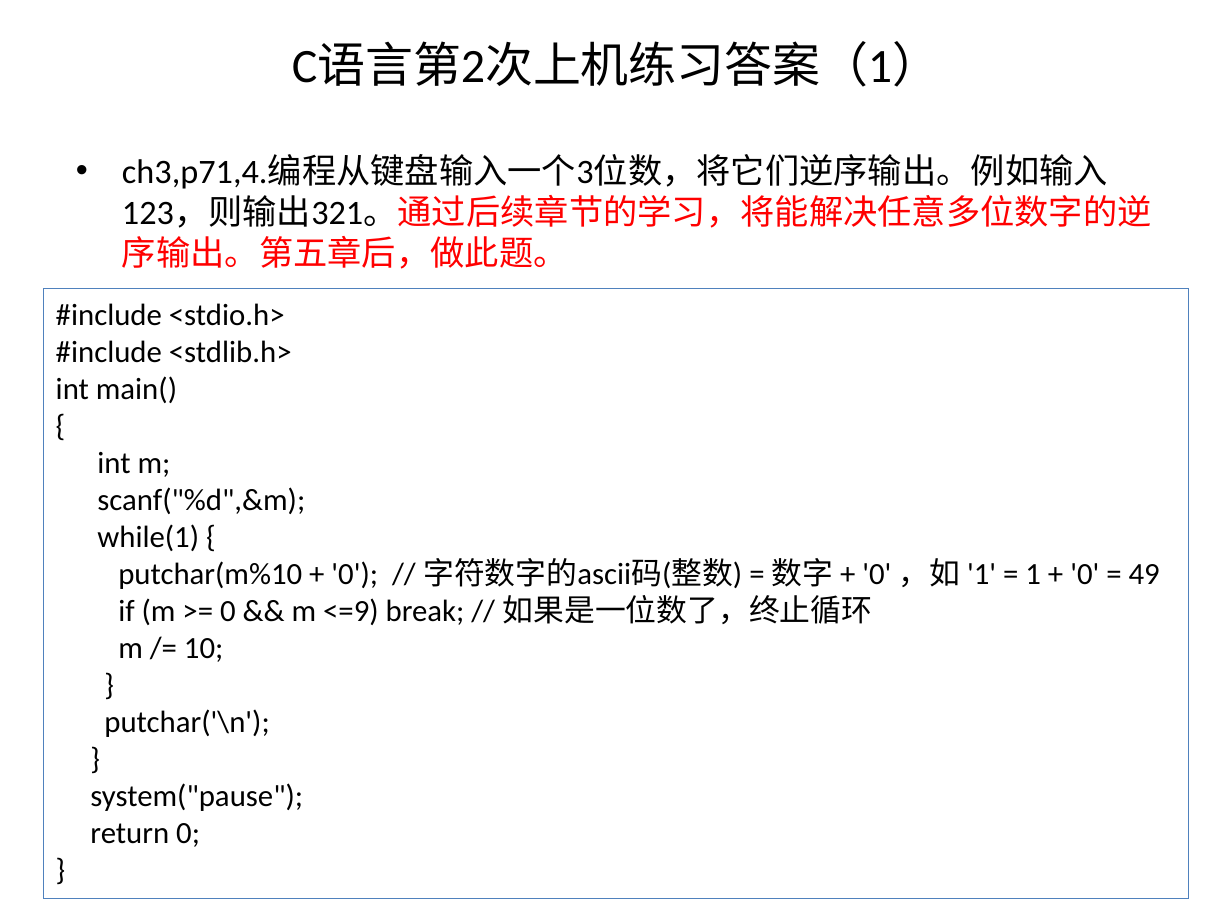
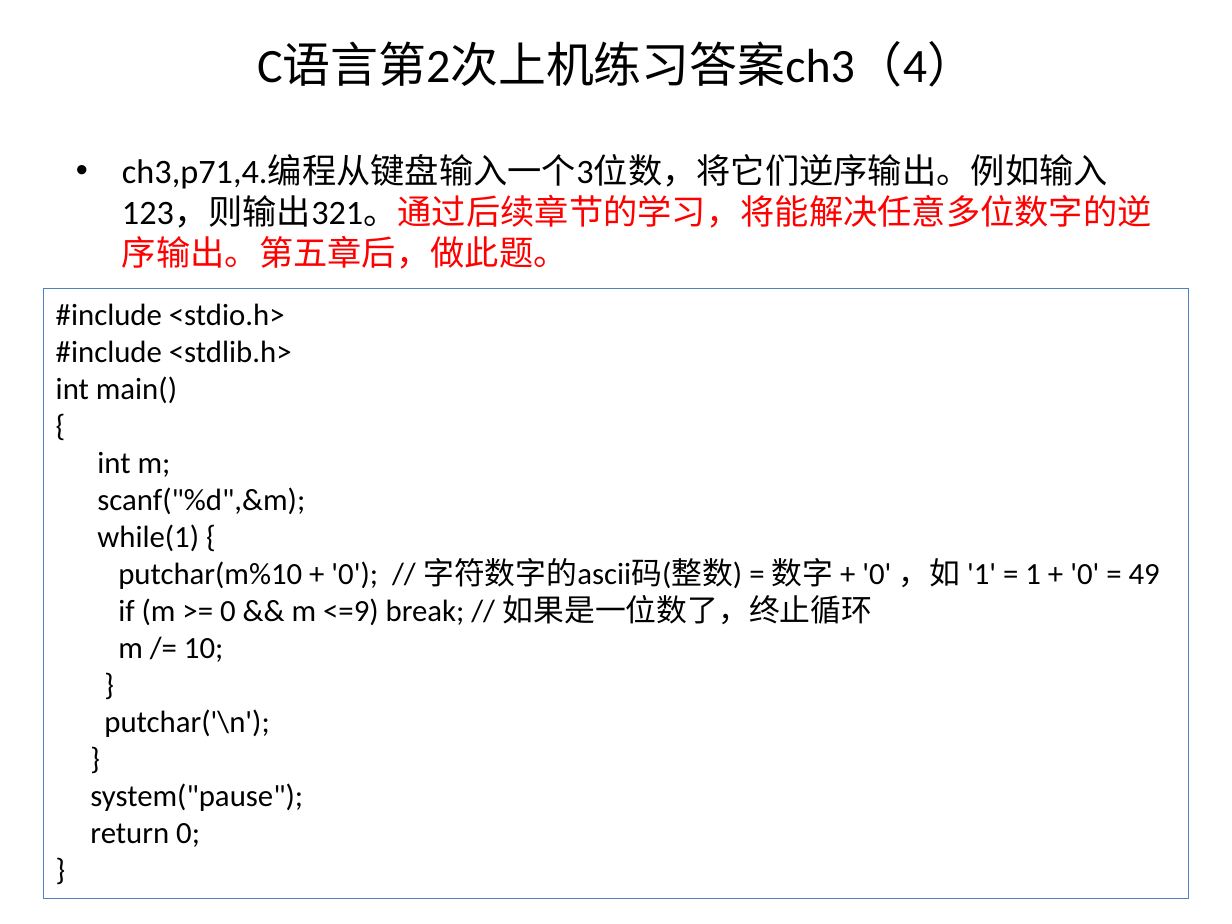
Before and after one commit to jtrfid/C-Repositories, a slide deck: slide 21 of 2016/上机安排.pptx (slide 17 before the commit). Drawn at 1232x924 pixels with LibreOffice and Linux fonts; fonts in the diff are those of the drawing. Boxes give left, top, right and bottom in pixels: in the first picture for what was removed or moved away, otherwise in the second. Text is boxed around its words. In the diff, an @@ line names an element or a change of style, - is before the commit and + after.

Commit message:
修订上机安排

```diff
--- a/2016/上机安排.pptx
+++ b/2016/上机安排.pptx
@@ title at (257,42,975,87): text changed @@
-C语言第2次上机练习答案（1）
+C语言第2次上机练习答案ch3（4）
```
Also in this commit, not shown: 9 other slides changed, 9 slides added, 1 other file.
